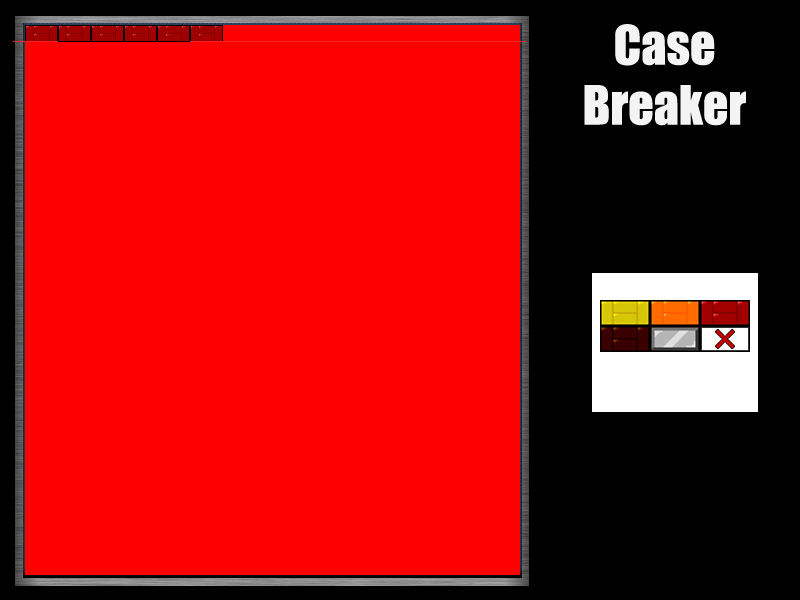
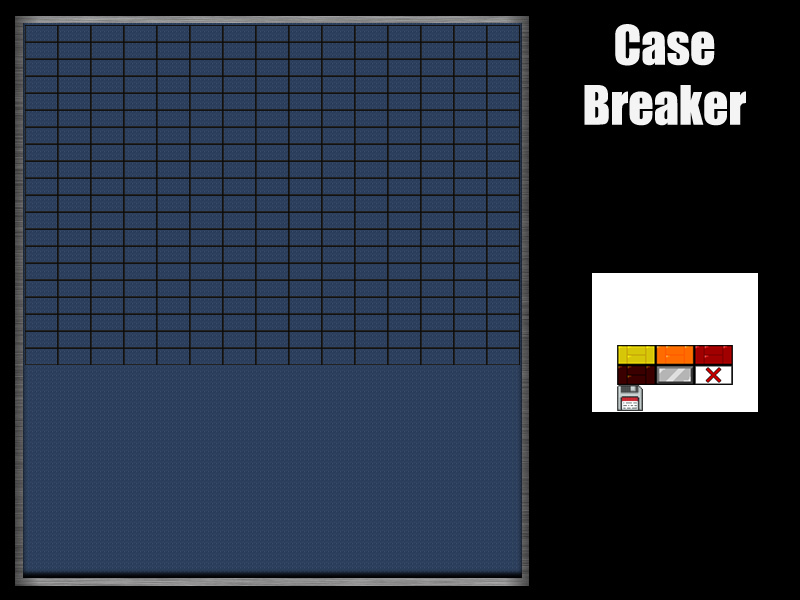
Before/after of a 800x600 layered artwork. What changed in the layer stack:
renamed "Calque 8" to "GRILLE", painted on it over [25, 25, 520, 365]
removed layer "Calque 7" over [91, 25, 124, 42]
removed layer "Calque 6" over [124, 25, 157, 42]
removed layer "Calque 5" over [157, 25, 190, 42]
removed layer "Forme 1" over [13, 41, 526, 42]
removed layer "Calque 4" over [190, 25, 223, 42]
painted on "Calque 3" over [25, 25, 643, 411]
moved "BRICKEDITOR" above "EDITOR", painted on it over [600, 300, 750, 385]
hid "Calque 2" over [25, 25, 520, 575]
